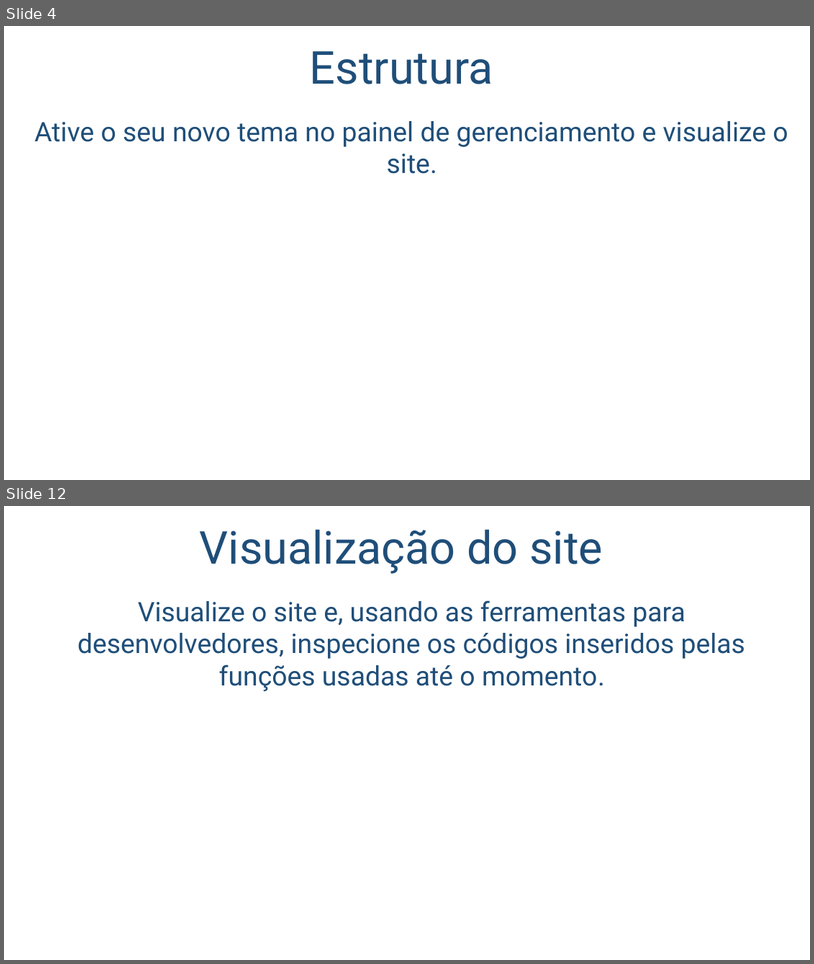
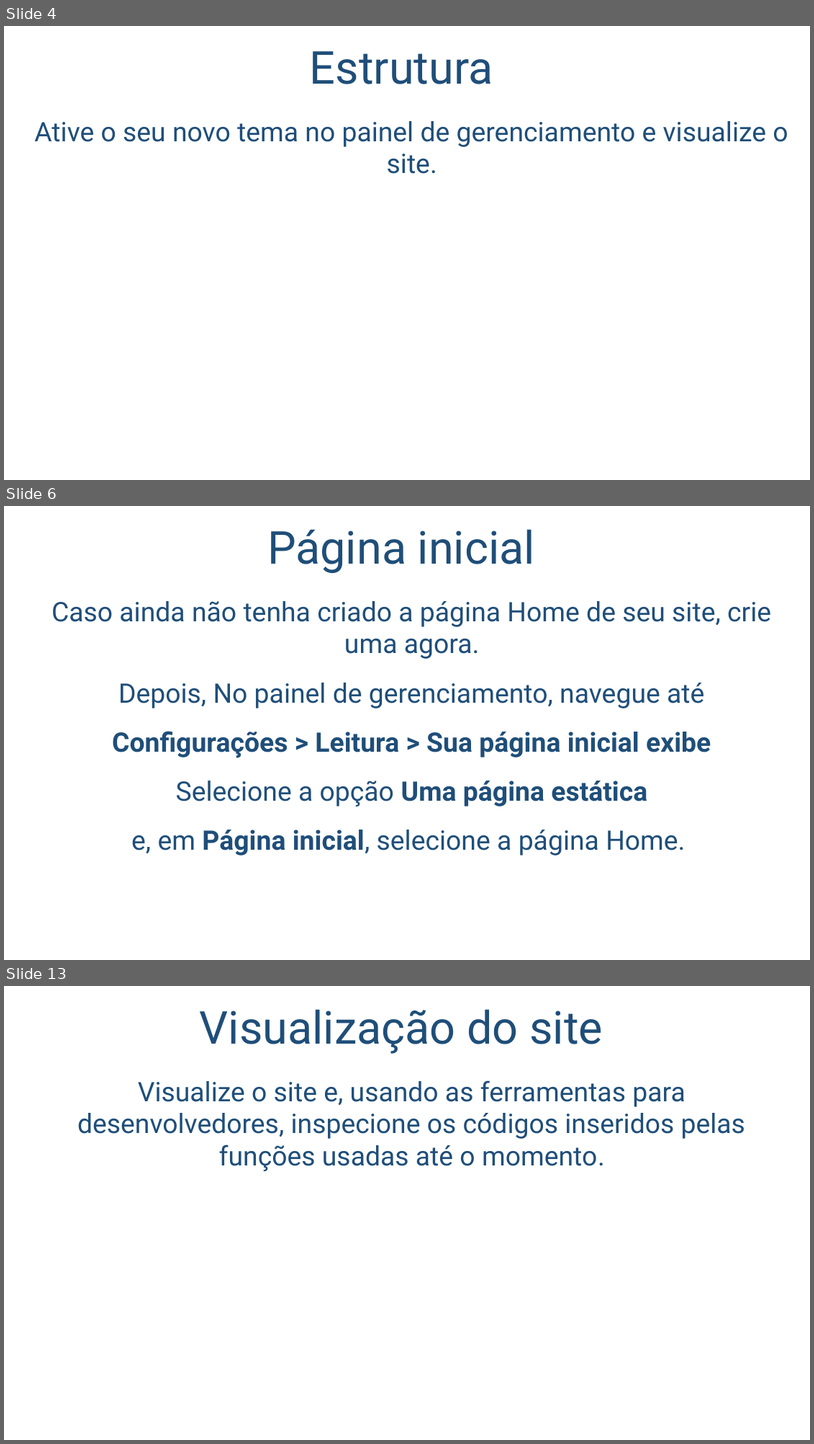
Before and after one commit to salmo-jr/public-slides, a slide deck: wordpress-como-criar-um-novo-tema.pptx. Shown one above the other, each under a label of ours: slides 4 and 12 before the commit, slides 4, 6 and 13 after it; the slides between them are not shown. The pictures are 814x964 and 814x1444 pixels, drawn with LibreOffice and Linux fonts; fonts in the diff are those of the drawing; background and template pictures are left out. Boxes give left, top, right and bottom in pixels: in the first picture for what was removed or moved away, otherwise in the second. Text is boxed around its words. In the diff, an @@ line names an element or a change of style, - is before the commit and + after.

```diff
--- a/wordpress-como-criar-um-novo-tema.pptx
+++ b/wordpress-como-criar-um-novo-tema.pptx
@@ slide 6 added at [4,506,810,960], background picture (left out) @@
@@ title added at [268,529,535,573], 54 pt, text #1F4E79 @@
+Página inicial
@@ text added at [52,601,772,855], 32 pt, text #1F4E79 @@
+Caso ainda não tenha criado a página Home de seu site, crie uma agora.
+Depois, No painel de gerenciamento, navegue até
+Configurações > Leitura > Sua página inicial exibe
+Selecione a opção Uma página estática
+e, em Página inicial, selecione a página Home.
@@ what was slide 12 is now slide 13 @@
```
Also in this commit, not shown: 13 slides changed, 13 other slides added.
